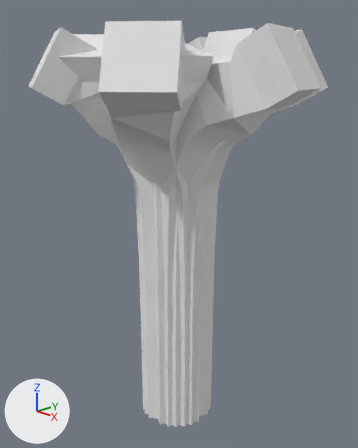
The Blender file bills tree 3 3 22/bills tree 3 3 22.blend as it was, and as the next commit left it.
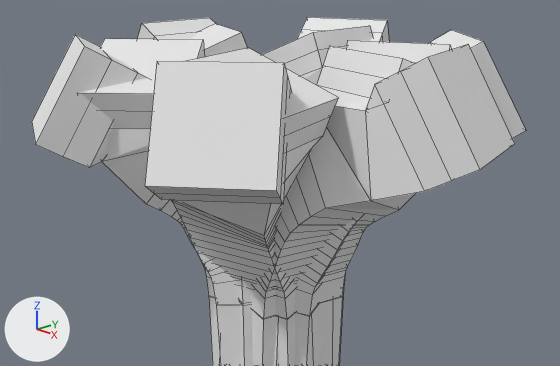
Each version is shown whole from a 50 mm camera at (3.2, -3.0, 3.33) aimed at (-0.02, 0.05, 1.95), then close up from a 50 mm camera at (2.87, -2.69, 4.07) aimed at (-0.2, 0.23, 2.76). Lighting does not change. The marker at lower left points along +X, +Y and +Z. The close-ups show mesh edges as thin lines.

The first close-up shows 'tree'.
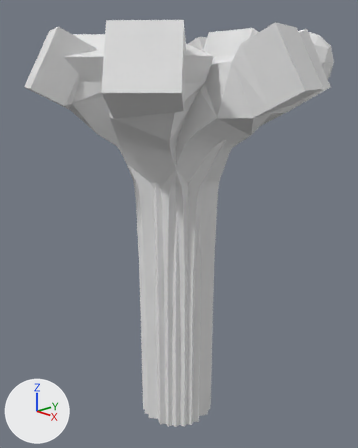
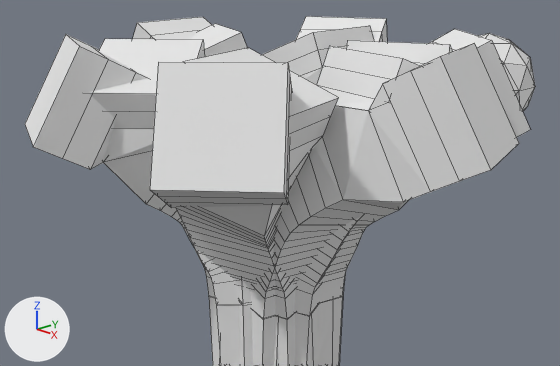
Pixel boxes [x1, y1, x2, y2] of what changed, in the close-ups (560 x 366 px):
'tree', reshaped
    before: [32, 17, 526, 366]
    after: [25, 16, 530, 366]
'leaves', added
    after: [480, 33, 535, 111]

What the commit changed:
Material 'Material' (mat_material) is new.
Its base color is (0.8, 0.8, 0.8) (white #e7e7e7).
me_plane has 8 vertices, 0 faces, 7 loose edges and spans x -0.38..0.0, y 0.0..1.01, z 0.01..3.52.
me_plane is used by ob_tree; location (0.0, 0.0, 0.0); rotation (0.0, 0.0, 5.155), in degrees (0, 0, 295).
Part 1, on me_plane:
Vertex 5 of me_plane moves from (-0.38, 1.01, 3.41) to (-0.41, 1.02, 3.41).
Mesh me_icosphere is new.
It is an icosphere of 80 faces spanning x -0.95..0.95, y -0.85..1.15, z -1.0..1.0.
It uses material mat_material (white #e7e7e7).
Object 'leaves' (ob_leaves) is new; it shows me_icosphere.
Its location is (0.726, 0.754, 3.386).
Its scale is (0.25, 0.25, 0.25).
